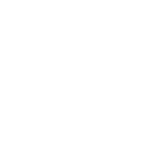
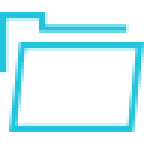
Layers edited between the first and the second w=144, h=144 image:
showed group "file" (29 layers) over [0, 12, 144, 132]
showed "open", painted on it over [0, 12, 144, 132]
hid group "edit" (37 layers) over [0, 12, 144, 132]
